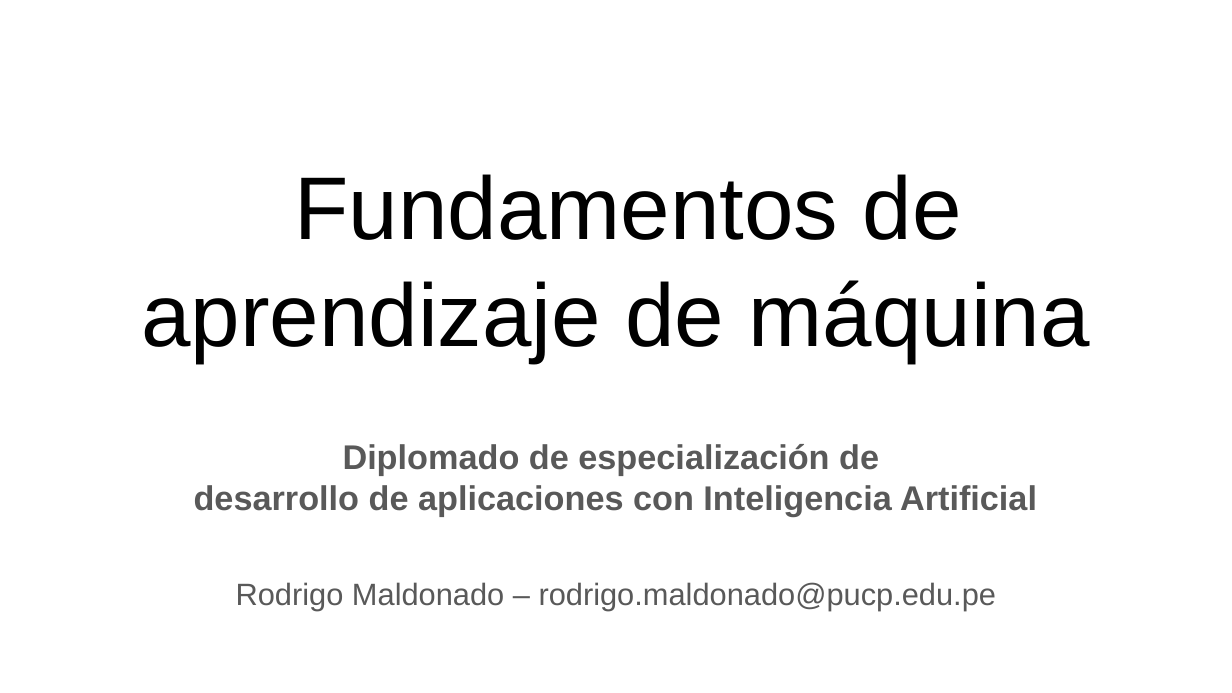
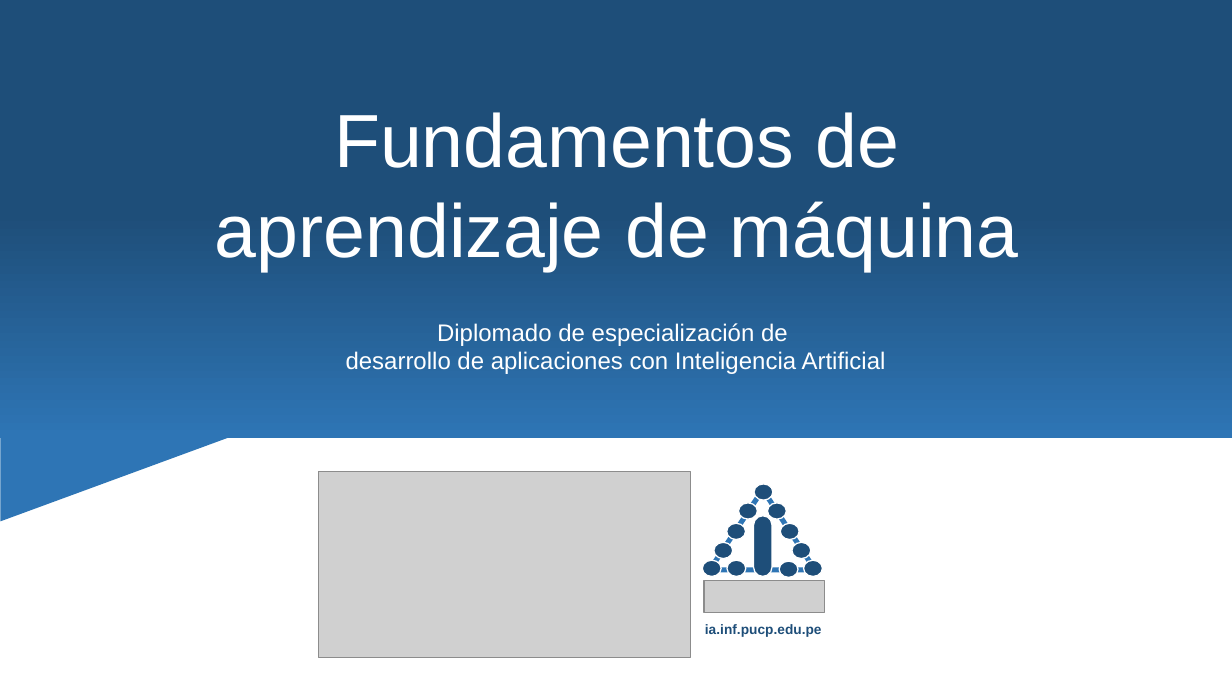
Before and after one commit to Mily3000/Diplomatura-de-Especializacion-en-Desarrollo-de-Aplicaciones-con-IA, a slide deck: slide 1 of Fundamentos de Machine Learning/2. Árboles de decisión.pptx. Drawn at 1232x693 pixels with LibreOffice and Linux fonts; fonts in the diff are those of the drawing; grey boxes stand for pictures. Boxes give left, top, right and bottom in pixels: in the first picture for what was removed or moved away, otherwise in the second. Text is boxed around its words. In the diff, an @@ line names an element or a change of style, - is before the commit and + after.

```diff
--- a/Fundamentos de Machine Learning/2. Árboles de decisión.pptx
+++ b/Fundamentos de Machine Learning/2. Árboles de decisión.pptx
@@ rectangle added at box(0, 0, 1232, 439), fill gradient #2E75B5 to #1E4E79 @@
@@ title "Fundamentos de aprendizaje de máquina": place and size @@
-title "Fundamentos de aprendizaje de máquina" at box(141, 174, 1090, 362)
+title "Fundamentos de aprendizaje de máquina" at box(215, 112, 1019, 271)
@@ title "Fundamentos de aprendizaje de máquina" at box(215, 112, 1019, 271): size 52 to 44 pt, text colour #000000 to #FFFFFF; vertical alignment bottom to middle @@
@@ text added at box(346, 323, 886, 374), 14 pt, text #FFFFFF @@
+Diplomado de especialización de
+desarrollo de aplicaciones con Inteligencia Artificial
@@ right triangle added at box(0, 421, 272, 521), fill #2E75B5 @@
@@ subtitle removed at box(194, 444, 1037, 611) @@
-Diplomado de especialización de
-desarrollo de aplicaciones con Inteligencia Artificial
-Rodrigo Maldonado – rodrigo.maldonado@pucp.edu.pe
@@ picture added at box(318, 472, 690, 658) @@
@@ group added at box(702, 484, 824, 612): 11 ellipses, 1 triangle, 1 rounded rectangle, 1 picture @@
@@ subtitle added at box(705, 624, 822, 637), 8 pt, text #1E4E79, bold @@
+ia.inf.pucp.edu.pe
```
Also in this commit, not shown: 41 other slides changed, 2 slides added, 1 slide removed, 3 other files.
